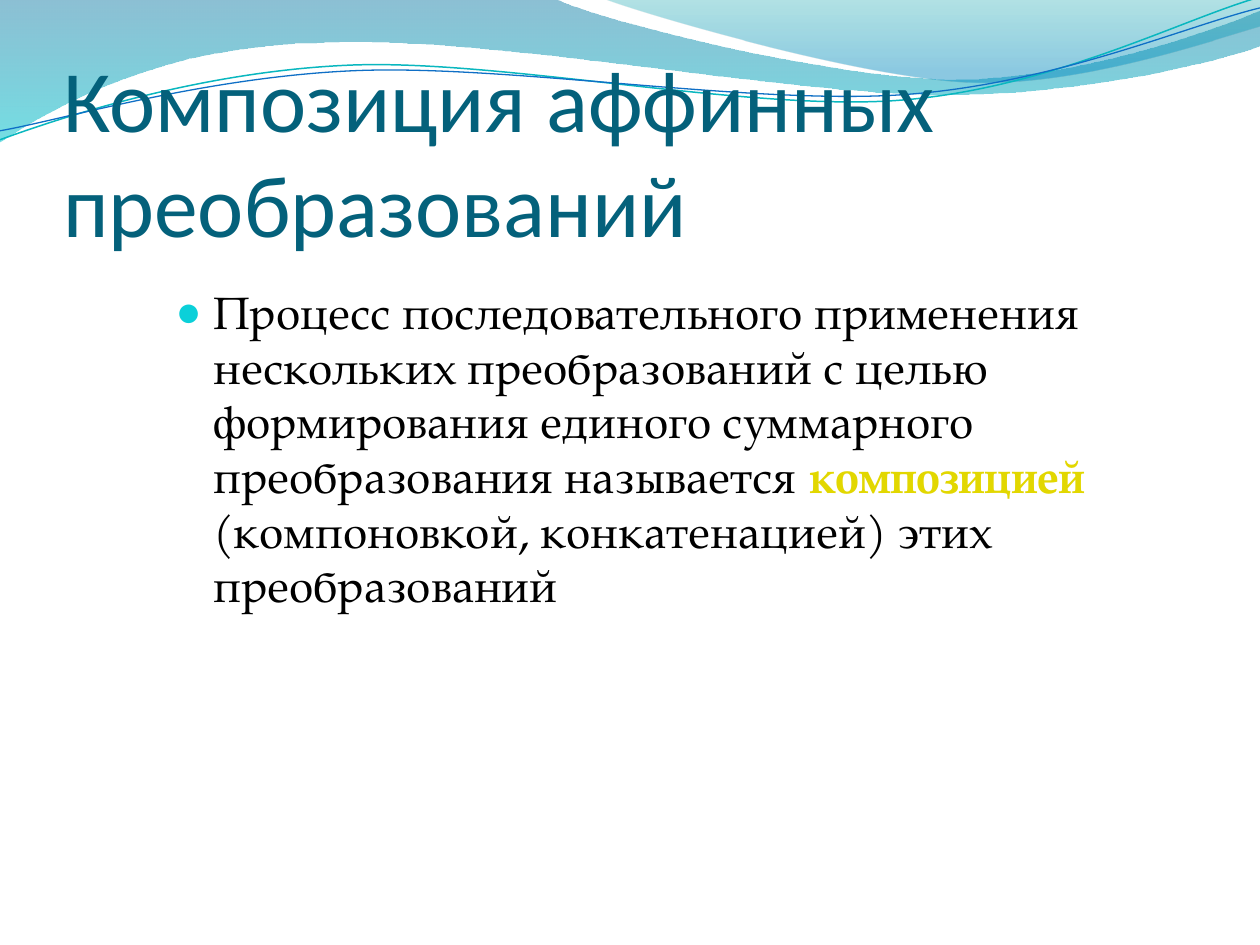
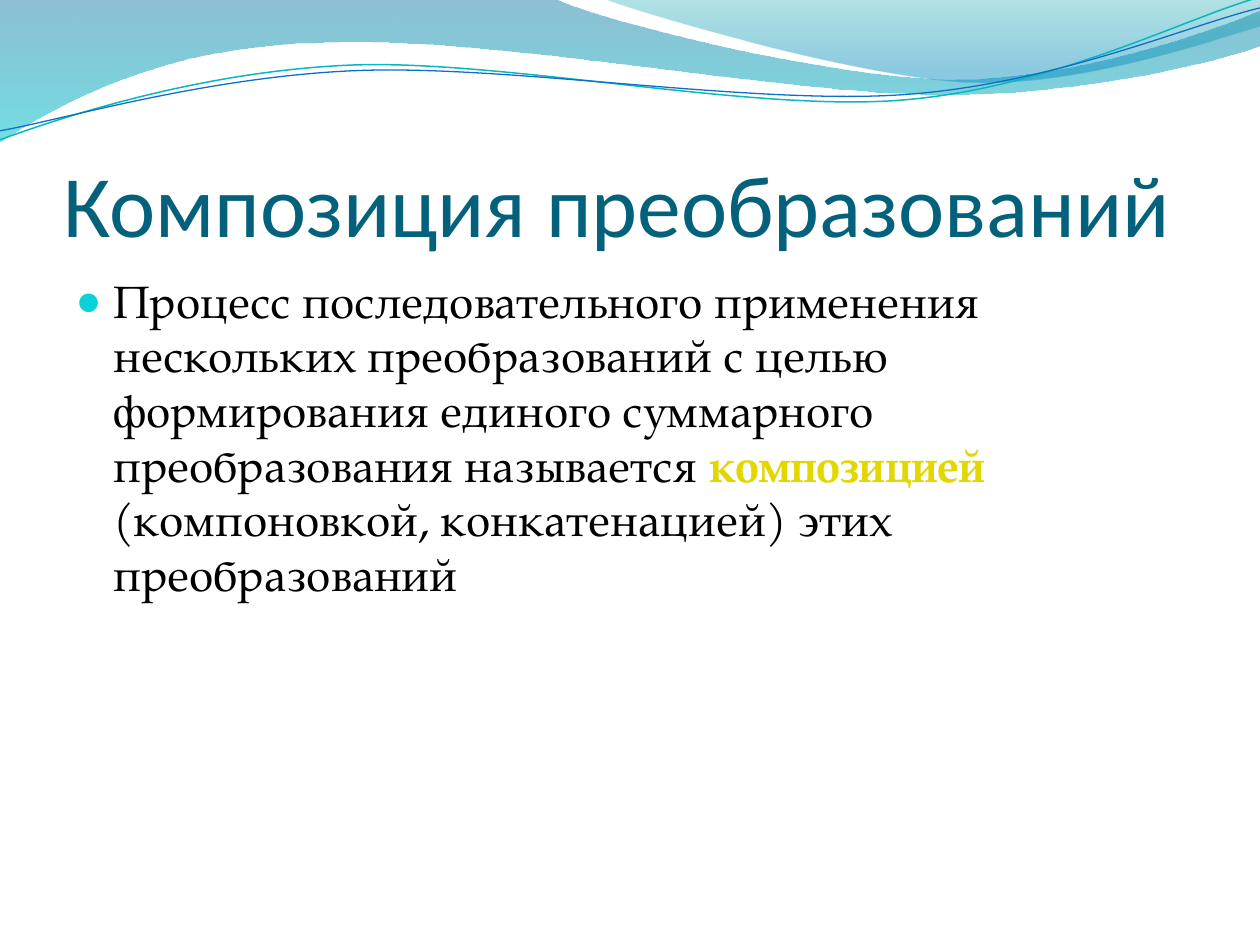
Before and after one commit to alexey-malov/cg-course, a slide deck: slide 87 of lectures/03 - Векторный анализ, трансформации и матрицы.pptx (slide 85 before the commit). Drawn at 1260x945 pixels with LibreOffice and Linux fonts; fonts in the diff are those of the drawing; background and template pictures are left out. Boxes give left, top, right and bottom in pixels: in the first picture for what was removed or moved away, otherwise in the second. Text is boxed around its words. In the diff, an @@ line names an element or a change of style, - is before the commit and + after.

```diff
--- a/lectures/03 - Векторный анализ, трансформации и матрицы.pptx
+++ b/lectures/03 - Векторный анализ, трансформации и матрицы.pptx
@@ title at (63, 177, 1170, 252): text changed @@
-Композиция аффинных преобразований
+Композиция преобразований
@@ text "Процесс последовательного применения нескольких преобразован ...": place and size @@
-text "Процесс последовательного применения нескольких преобразован ..." at (213, 297, 1085, 613)
+text "Процесс последовательного применения нескольких преобразован ..." at (113, 286, 985, 602)
```
Also in this commit, not shown: 31 other slides changed, 5 slides added, 1 slide removed.
